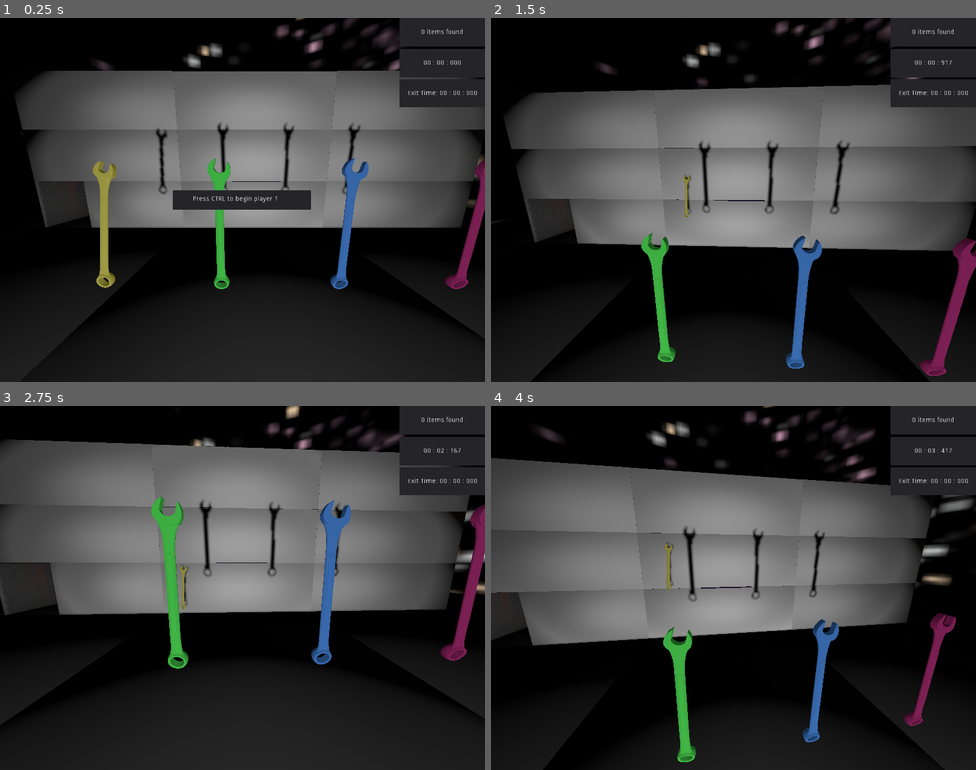
Above: before the commit, frames 1-4 (two rows, left to right).
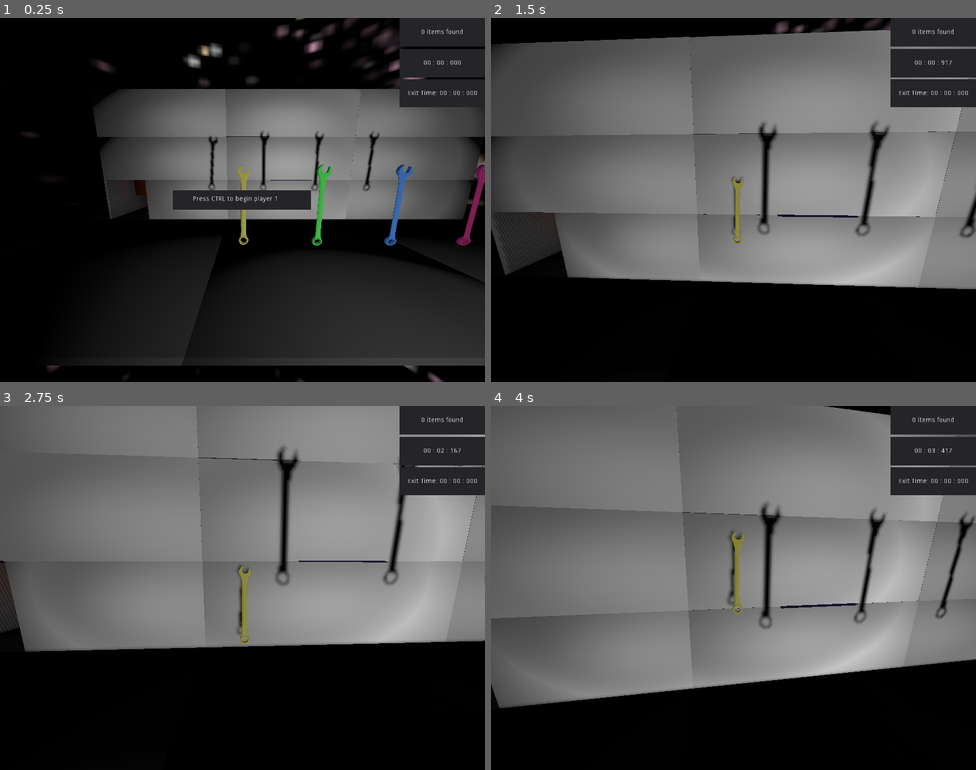
Above: after the commit, the same moments.

Repository: textrivers/the-holographic-wrench
Game: Godot game, scene res://scenes/Reactor_Test.tscn
The game is run twice, just before and just after one commit, with the same random seed, the same clock (stepped at 60 frames per second) and the same inputs.
Inputs (mouse positions are in pixels of both pictures, inside the frame that each line leads up to):
- Up to frame 1 (0.25 s): no input
- Up to frame 2 (1.5 s): move the mouse to (757, 200) at 0.52 s; press the mouse at (757, 200) at 0.53 s; hold W (move_up) from 0.53 s (still down); tap Space (jump) at 0.77 s; move the mouse to (709, 200) at 1.27 s; release the mouse at (709, 200) at 1.28 s; click (709, 200) at 1.35 s
- Up to frame 3 (2.75 s): keep holding W (move_up); tap Space (jump) at 1.52 s; move the mouse to (252, 580) at 2.02 s; press the mouse at (252, 580) at 2.03 s
- Up to frame 4 (4 s): keep holding W (move_up); move the mouse to (728, 595) at 2.77 s; release the mouse at (728, 595) at 2.78 s; click (728, 595) at 2.85 s; tap Space (jump) at 3.02, 3.77 s; move the mouse to (767, 591) at 3.52 s; press the mouse at (767, 591) at 3.53 s

The runs differ from the first frame. In frame 1, 31% of the frame differs, in the area x 0-100%, y 14-100%; in frame 2, 48%; in frame 3, 56%, in the area x 0-100%, y 0-100%; in frame 4, 56%.

Commit message:
more invis shader shit, not done yet

Diff:
--- a/materials/wall_distance_shader_TEST_2.tres
+++ b/materials/wall_distance_shader_TEST_2.tres
@@ -15,17 +15,29 @@
 [sub_resource type="VisualShaderNodeScalarOp" id=5]
 default_input_values = [ 0, 0.0, 1, 2.0 ]
 
-[sub_resource type="VisualShaderNodeInput" id=6]
-input_name = "projection"
+[sub_resource type="VisualShaderNodeTransformUniform" id=7]
+uniform_name = "PlayerPos"
 
-[sub_resource type="VisualShaderNodeInput" id=7]
+[sub_resource type="VisualShaderNodeVectorDecompose" id=10]
+
+[sub_resource type="VisualShaderNodeVectorDecompose" id=11]
+
+[sub_resource type="VisualShaderNodeInput" id=12]
 input_name = "camera"
 
-[sub_resource type="VisualShaderNodeTransformVecMult" id=8]
+[sub_resource type="VisualShaderNodeInput" id=13]
+input_name = "vertex"
+
+[sub_resource type="VisualShaderNodeTransformVecMult" id=14]
 default_input_values = [ 0, Transform( 1, 0, 0, 0, 1, 0, 0, 0, 1, 0, 0, 0 ), 1, Vector3( 1, 1, 1 ) ]
 
-[sub_resource type="VisualShaderNodeVectorDistance" id=9]
-output_port_for_preview = 0
+[sub_resource type="VisualShaderNodeVectorDecompose" id=15]
+
+[sub_resource type="VisualShaderNodeInput" id=8]
+input_name = "camera"
+
+[sub_resource type="VisualShaderNodeTransformVecMult" id=9]
+default_input_values = [ 0, Transform( 1, 0, 0, 0, 1, 0, 0, 0, 1, 0, 0, 0 ), 1, Vector3( 1, 1, 1 ) ]
 
 [resource]
 code = "shader_type spatial;
@@ -42,26 +54,10 @@
 	vec3 n_out13p0 = vec3(1.000000, 1.000000, 1.000000);
 	float n_out13p1 = 1.000000;
 
-// Input:5
-	mat4 n_out5p0 = CAMERA_MATRIX;
-
-// TransformVectorMult:7
-	vec3 n_in7p1 = vec3(1.00000, 1.00000, 1.00000);
-	vec3 n_out7p0 = (n_out5p0 * vec4(n_in7p1, 1.0)).xyz;
-
-// Input:22
-	mat4 n_out22p0 = PROJECTION_MATRIX;
-
-// TransformVectorMult:15
-	vec3 n_in15p1 = vec3(1.00000, 1.00000, 1.00000);
-	vec3 n_out15p0 = (n_out22p0 * vec4(n_in15p1, 1.0)).xyz;
-
-// Distance:8
-	float n_out8p0 = distance(n_out7p0, n_out15p0);
-
 // ScalarOp:21
+	float n_in21p0 = 0.00000;
 	float n_in21p1 = 2.00000;
-	float n_out21p0 = n_out8p0 + n_in21p1;
+	float n_out21p0 = n_in21p0 + n_in21p1;
 
 // ScalarClamp:20
 	float n_in20p1 = 3.00000;
@@ -83,24 +79,34 @@
 
 }
 "
-graph_offset = Vector2( 0, 120.884 )
+graph_offset = Vector2( -235.188, -126.064 )
 nodes/fragment/0/position = Vector2( 1180, 80 )
-nodes/fragment/5/node = SubResource( 7 )
-nodes/fragment/5/position = Vector2( 60, 100 )
-nodes/fragment/7/node = SubResource( 8 )
-nodes/fragment/7/position = Vector2( 220, 100 )
-nodes/fragment/8/node = SubResource( 9 )
-nodes/fragment/8/position = Vector2( 480, 200 )
+nodes/fragment/5/node = SubResource( 8 )
+nodes/fragment/5/position = Vector2( 40, -20 )
+nodes/fragment/7/node = SubResource( 9 )
+nodes/fragment/7/position = Vector2( 40, 40 )
 nodes/fragment/13/node = SubResource( 1 )
 nodes/fragment/13/position = Vector2( 880, 80 )
 nodes/fragment/15/node = SubResource( 2 )
-nodes/fragment/15/position = Vector2( 220, 280 )
+nodes/fragment/15/position = Vector2( -20, 500 )
 nodes/fragment/19/node = SubResource( 3 )
-nodes/fragment/19/position = Vector2( 960, 200 )
+nodes/fragment/19/position = Vector2( 1000, 200 )
 nodes/fragment/20/node = SubResource( 4 )
-nodes/fragment/20/position = Vector2( 800, 200 )
+nodes/fragment/20/position = Vector2( 840, 200 )
 nodes/fragment/21/node = SubResource( 5 )
-nodes/fragment/21/position = Vector2( 640, 200 )
-nodes/fragment/22/node = SubResource( 6 )
-nodes/fragment/22/position = Vector2( 20, 260 )
-nodes/fragment/connections = PoolIntArray( 5, 0, 7, 0, 13, 0, 0, 0, 20, 0, 19, 0, 19, 0, 0, 1, 7, 0, 8, 0, 15, 0, 8, 1, 8, 0, 21, 0, 21, 0, 20, 0, 22, 0, 15, 0 )
+nodes/fragment/21/position = Vector2( 680, 200 )
+nodes/fragment/23/node = SubResource( 7 )
+nodes/fragment/23/position = Vector2( -20, 440 )
+nodes/fragment/24/node = SubResource( 10 )
+nodes/fragment/24/position = Vector2( 280, -20 )
+nodes/fragment/25/node = SubResource( 11 )
+nodes/fragment/25/position = Vector2( 220, 420 )
+nodes/fragment/26/node = SubResource( 12 )
+nodes/fragment/26/position = Vector2( -40, 180 )
+nodes/fragment/27/node = SubResource( 13 )
+nodes/fragment/27/position = Vector2( -60, 240 )
+nodes/fragment/28/node = SubResource( 14 )
+nodes/fragment/28/position = Vector2( -40, 300 )
+nodes/fragment/29/node = SubResource( 15 )
+nodes/fragment/29/position = Vector2( 220, 220 )
+nodes/fragment/connections = PoolIntArray( 13, 0, 0, 0, 20, 0, 19, 0, 19, 0, 0, 1, 21, 0, 20, 0, 23, 0, 15, 0, 5, 0, 7, 0, 7, 0, 24, 0, 15, 0, 25, 0, 26, 0, 28, 0, 27, 0, 28, 1, 28, 0, 29, 0 )
--- a/scenes/CSG_LVL_Prototype.tscn
+++ b/scenes/CSG_LVL_Prototype.tscn
@@ -1,9 +1,10 @@
-[gd_scene load_steps=6 format=2]
+[gd_scene load_steps=7 format=2]
 
 [ext_resource path="res://scenes/Sarah.tscn" type="PackedScene" id=1]
 [ext_resource path="res://scenes/GUI.tscn" type="PackedScene" id=2]
 [ext_resource path="res://materials/wall_spatial.tres" type="Material" id=3]
 [ext_resource path="res://assets/2000px-Map_of_the_world_by_the_US_Gov_as_of_2016_no_legend.svg.png" type="Texture" id=4]
+[ext_resource path="res://scenes/Wall_Shader_TEST.tscn" type="PackedScene" id=5]
 
 [sub_resource type="SpatialMaterial" id=1]
 albedo_texture = ExtResource( 4 )
@@ -190,3 +191,6 @@
 width = 23.7078
 height = 0.475533
 depth = 7.60433
+
+[node name="Spatial" parent="." instance=ExtResource( 5 )]
+transform = Transform( 0.250363, 0, -0.968152, 0, 1, 0, 0.968152, 0, 0.250363, -25.5695, 0, 42.755 )
--- a/scenes/Sarah.tscn
+++ b/scenes/Sarah.tscn
@@ -1,13 +1,17 @@
-[gd_scene load_steps=6 format=2]
+[gd_scene load_steps=9 format=2]
 
 [ext_resource path="res://scripts/Sarah.gd" type="Script" id=1]
 [ext_resource path="res://scenes/Sarah_ghost.tscn" type="PackedScene" id=2]
 [ext_resource path="res://scripts/CameraCrane.gd" type="Script" id=3]
 [ext_resource path="res://scenes/RayShapeForSlope.tscn" type="PackedScene" id=4]
+[ext_resource path="res://materials/wall_distance_shader_TEST.tres" type="Material" id=5]
+[ext_resource path="res://scripts/PlayerPosIndicator.gd" type="Script" id=6]
 
 [sub_resource type="CapsuleShape" id=1]
 radius = 0.694841
 height = 1.91909
+
+[sub_resource type="PlaneMesh" id=2]
 
 [node name="Sarah" type="KinematicBody" groups=[
 "player",
@@ -51,3 +55,10 @@
 spot_angle_attenuation = 2.82843
 
 [node name="RayShapeForSlope" parent="." instance=ExtResource( 4 )]
+
+[node name="PlayerPosIndicator" type="MeshInstance" parent="."]
+transform = Transform( 1, 0, 0, 0, 1, 0, 0, 0, 1, 0, 2.82954, -0.0167561 )
+visible = false
+mesh = SubResource( 2 )
+material/0 = ExtResource( 5 )
+script = ExtResource( 6 )
--- a/scenes/Wall_Shader_TEST.tscn
+++ b/scenes/Wall_Shader_TEST.tscn
@@ -3,6 +3,13 @@
 [ext_resource path="res://meshes/wall_12x12_.obj" type="ArrayMesh" id=1]
 [ext_resource path="res://materials/wall_distance_shader_TEST.tres" type="Material" id=2]
 
-[node name="Node2D" type="MeshInstance"]
+[node name="Spatial" type="Spatial"]
+
+[node name="Node2D" type="MeshInstance" parent="."]
 mesh = ExtResource( 1 )
 material/0 = ExtResource( 2 )
+
+[node name="CSGBox" type="CSGBox" parent="."]
+width = 17.103
+height = 0.5
+depth = 17.103
--- a/scripts/CameraCrane.gd
+++ b/scripts/CameraCrane.gd
@@ -1,4 +1,6 @@
 extends Position3D
+
+## adapts code from GDQuest here: https://www.youtube.com/watch?v=lNNO-Gh5j78
 
 var grid_size = Vector3()
 var grid_position = Vector3()
@@ -6,18 +8,25 @@
 
 onready var parent = get_parent()
 
+export var grid_snap = false
+
 # Called when the node enters the scene tree for the first time.
 func _ready():
 	grid_size = Vector3(12, 1, 12)
-	set_as_toplevel(true)
+	set_as_toplevel(true) ## so camera crane doesn't inherit parent position
 	update_grid_position()
 
 func _physics_process(delta):
-	update_grid_position()
+	if grid_snap == true:
+		update_grid_position()
+
 	update_rotation()
 
 	## MOVE CAMERA ## ------------------
-	translation = lerp(translation, grid_position * grid_size, LERP_SPEED)
+	if grid_snap == true:
+		translation = lerp(translation, grid_position * grid_size, LERP_SPEED)
+	else:
+		translation = lerp(translation, parent.translation, LERP_SPEED)
 
 func update_grid_position():
 	var x = round(parent.translation.x / grid_size.x)
--- a/scripts/Guard.gd
+++ b/scripts/Guard.gd
@@ -42,7 +42,8 @@
 		waiting = true
 
 func move_to(target_pos):
-	path = nav.get_simple_path(global_transform.origin, target_pos)
+	if target_pos != null:
+		path = nav.get_simple_path(global_transform.origin, target_pos)
 	path_ind = 0
 
 func _on_WaitTimer_timeout():
--- /dev/null
+++ b/scripts/PlayerPosIndicator.gd
@@ -0,0 +1,13 @@
+extends MeshInstance
+
+var parent
+var shader_material
+
+# Called when the node enters the scene tree for the first time.
+func _ready():
+	parent = get_node("..")
+	shader_material = get_surface_material(0)
+
+func _physics_process(delta):
+	shader_material.set_shader_param("PlayerPos", parent.translation)
+	pass
Not shown: 1 places in materials/wall_distance_shader_TEST_2.tres that only renumber resources
